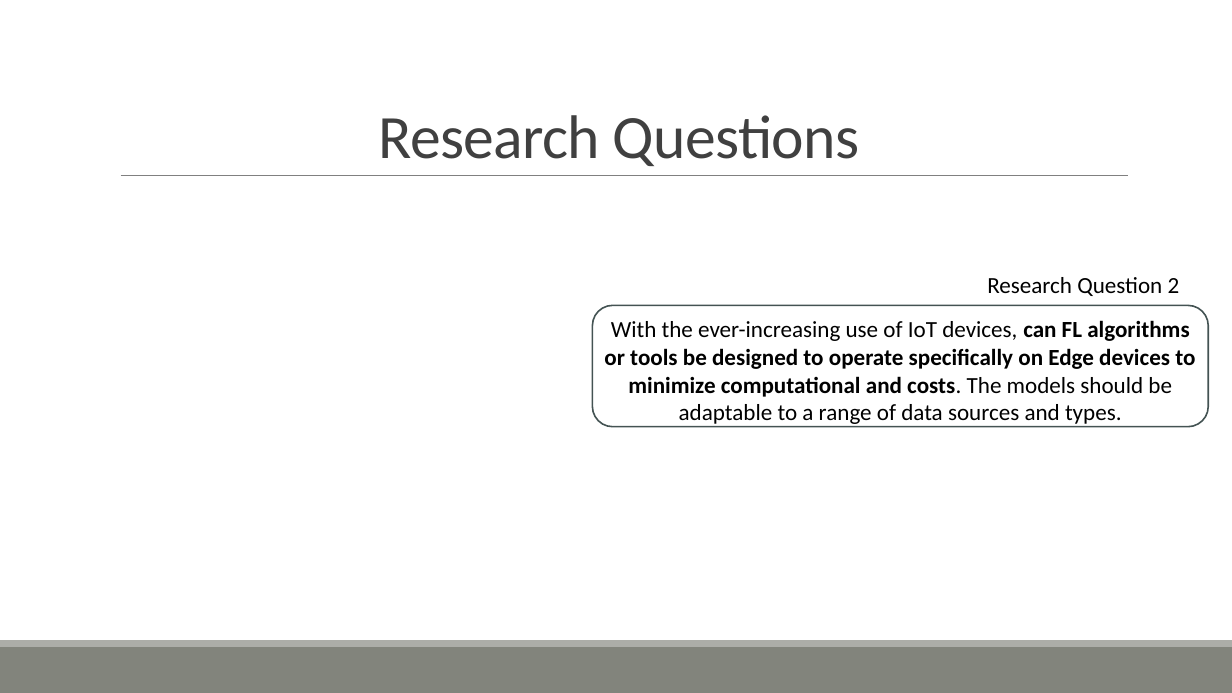
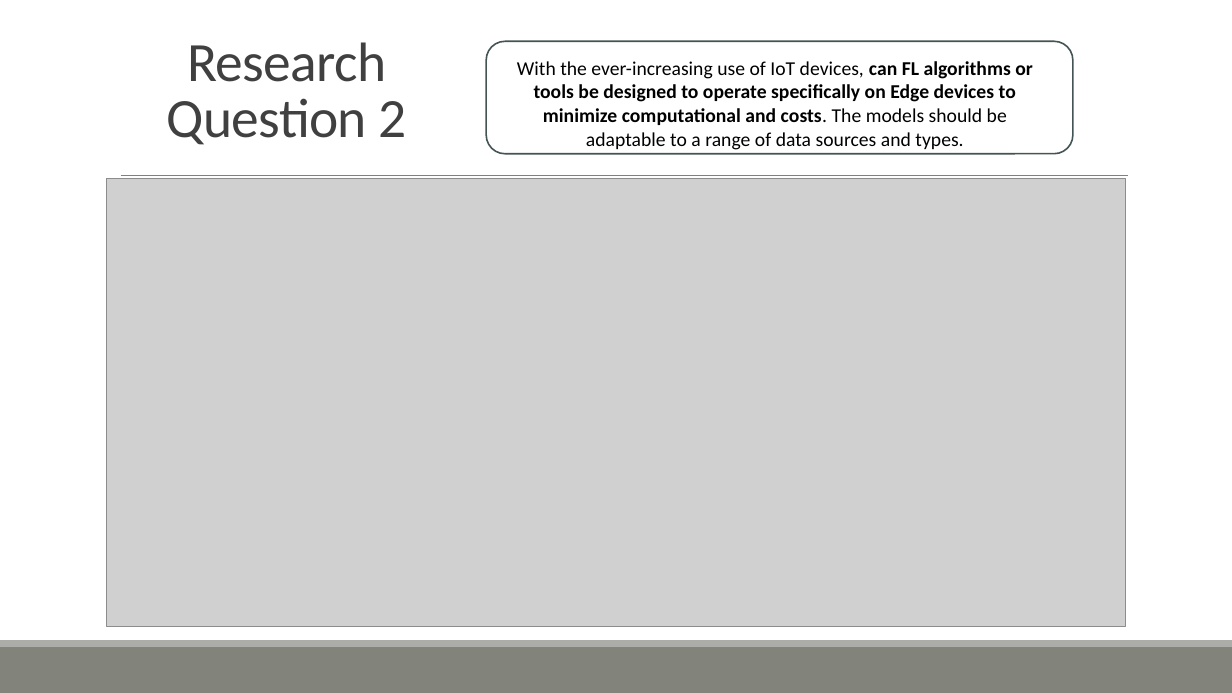
Before and after one commit to ofithcheallaigh/phd, a slide deck: slide 5 of Presentations/Supervisor Meetings/2024/Upcoming Meeting.pptx (slide 4 before the commit). Drawn at 1232x693 pixels with LibreOffice and Linux fonts; fonts in the diff are those of the drawing; grey boxes stand for pictures. Boxes give left, top, right and bottom in pixels: in the first picture for what was removed or moved away, otherwise in the second. Text is boxed around its words. In the diff, an @@ line names an element or a change of style, - is before the commit and + after.

```diff
--- a/Presentations/Supervisor Meetings/2024/Upcoming Meeting.pptx
+++ b/Presentations/Supervisor Meetings/2024/Upcoming Meeting.pptx
@@ title "Research Question 2": place and size @@
-title "Research Question 2" at bbox=[987, 277, 1180, 296]
+title "Research Question 2" at bbox=[167, 42, 406, 145]
@@ title "Research Question 2" at bbox=[167, 42, 406, 145]: size 18 to 43.2 pt, text colour #000000 to #404040, letter spacing 0 to -0.5 pt; alignment right to centre; line spacing 1 to 0.85; vertical alignment top to bottom @@
@@ rounded rectangle: place and size @@
-rounded rectangle at bbox=[592, 306, 1209, 427]
+rounded rectangle at bbox=[486, 42, 1073, 154]
@@ text "With the ever-increasing use of ...": place and size @@
-text "With the ever-increasing use of ..." at bbox=[604, 320, 1195, 427]
+text "With the ever-increasing use of ..." at bbox=[517, 61, 1033, 150]
@@ text "With the ever-increasing use of ..." at bbox=[517, 61, 1033, 150]: size 18 to 15.3 pt @@
@@ title removed at bbox=[379, 115, 859, 166] @@
-Research Questions
@@ picture added at bbox=[106, 179, 1126, 627] @@
```
Also in this commit, not shown: 2 other slides changed, 2 slides added.
